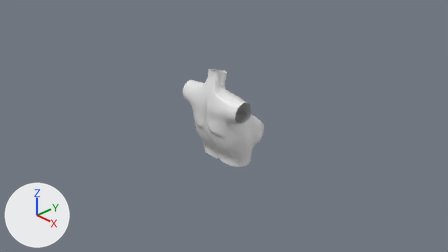
One commit to the Blender file untitled.blend: the scene before it, then after it.
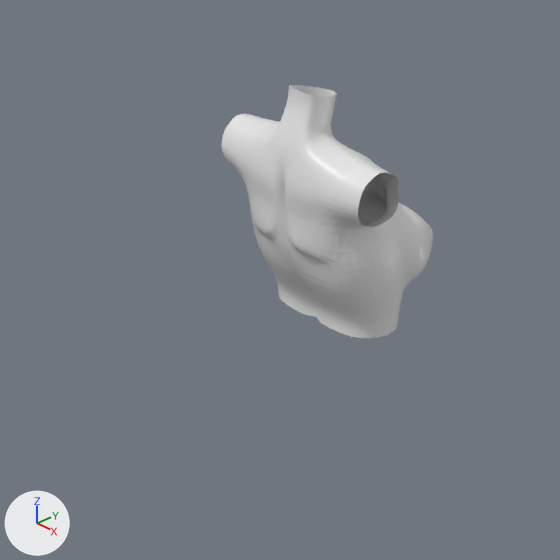
There are two pictures of each version: one from the file's camera 'Camera', one close up on the part from 22% to 70% of the width and 14% to 100% of the height. The axes (+X, +Y, +Z) are drawn at lower left. The lights are the same throughout.
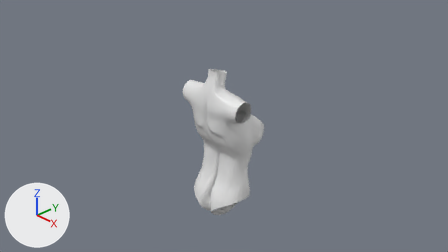
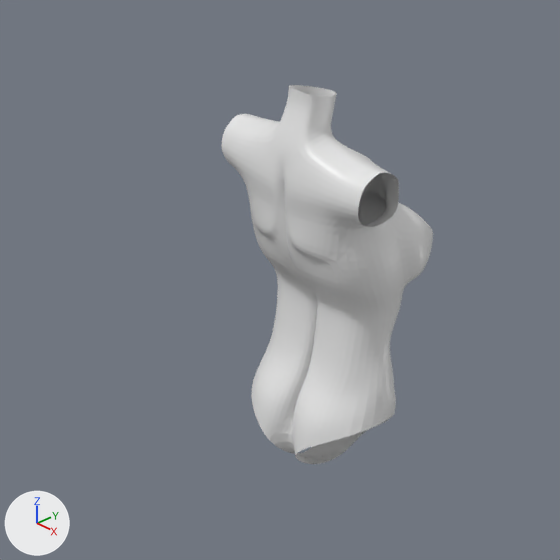
The change, as a diff of the scene's bpy script:
```diff
--- a/untitled.blend.py
+++ b/untitled.blend.py
@@ me_cube @@
 # used by ob_cube; location = (0.0, 0.0, 0.0)
-me_cube.from_pydata(...)  # 138 vertices, 117 faces; spans x -0.7..0.0, y -0.47..0.63, z -0.7..1.07
+me_cube.from_pydata(...)  # 199 vertices, 171 faces; spans x -0.7..0.0, y -0.48..0.63, z -1.93..1.07
+# me_cube part 1
+# 12 vertices are removed from x -0.56..0.0, y -0.15..0.33, z -0.7..-0.33
+# 12 faces are deleted
+# 4 vertices move from x -0.56..-0.05, y -0.15..0.05, z -0.57 to x -0.57..-0.06, y -0.18..0.03, z -0.44
+# 73 vertices are added at x -0.66..0.0, y -0.48..0.4, z -1.93..-0.35
+# 66 new faces join them
 me_cube.materials.append(mat_material)
```

Pixel boxes [x1, y1, x2, y2] of what changed, in the close-ups (560 x 560 px):
'Cube', reshaped (50% taller)
    before: [222, 85, 433, 338]
    after: [222, 85, 433, 464]
part 1 of me_cube, built on
    before: [262, 253, 405, 338]
    after: [251, 250, 405, 464]
